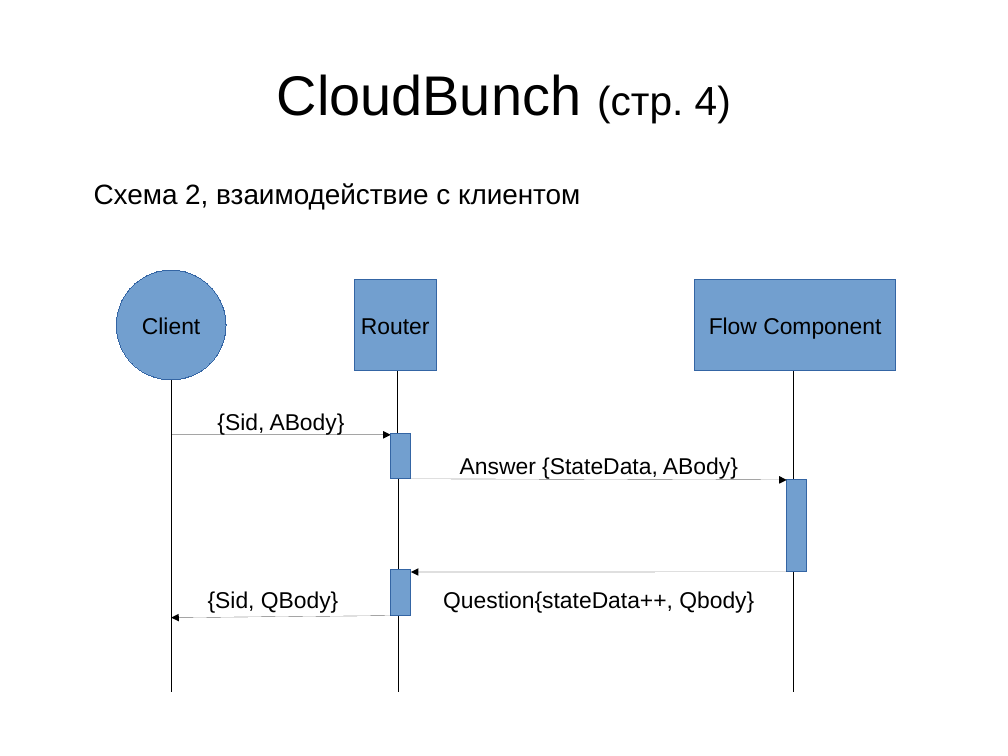
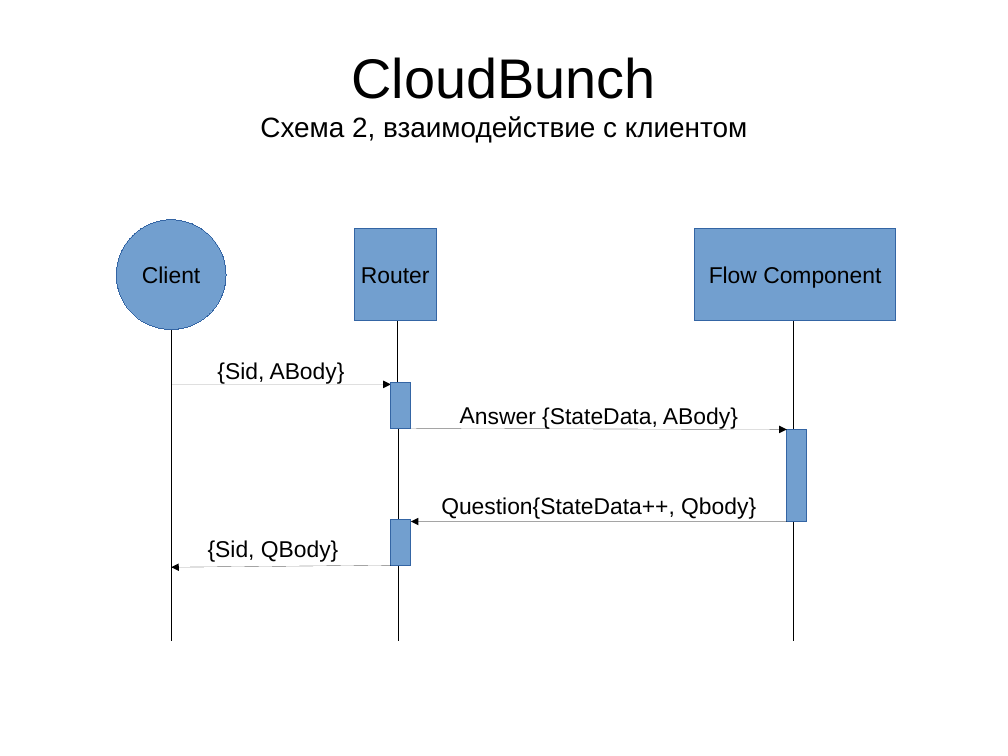
Before and after one commit to krieven/Stacker, a slide deck: slide 11 of conception/presentation1.odp (slide 10 before the commit). Drawn at 1008x756 pixels with LibreOffice and Linux fonts; fonts in the diff are those of the drawing. Boxes give left, top, right and bottom in pixels: in the first picture for what was removed or moved away, otherwise in the second. Text is boxed around its words. In the diff, an @@ line names an element or a change of style, - is before the commit and + after.

```diff
--- a/conception/presentation1.odp
+++ b/conception/presentation1.odp
@@ title at (260, 57, 747, 143): text changed; size 44 to 22 pt @@
-CloudBunch (стр. 4)
+CloudBunch
+Схема 2, взаимодействие с клиентом
@@ text removed at (94, 183, 580, 210) @@
-Схема 2, взаимодействие с клиентом
@@ text at (441, 497, 756, 519): text changed @@
-Question{stateData++, Qbody}
+Question{StateData++, Qbody}
@@ 5 rectangles, 5 lines, 2 arrows, 1 text, 1 ellipse: place and size @@
-5 rectangles, 5 lines, 2 arrows, 1 text, 1 ellipse at (116, 270, 896, 692)
+5 rectangles, 5 lines, 2 arrows, 1 text, 1 ellipse at (116, 220, 896, 641)
```
Also in this commit, not shown: 9 other slides changed, 3 slides added, 20 other files.
